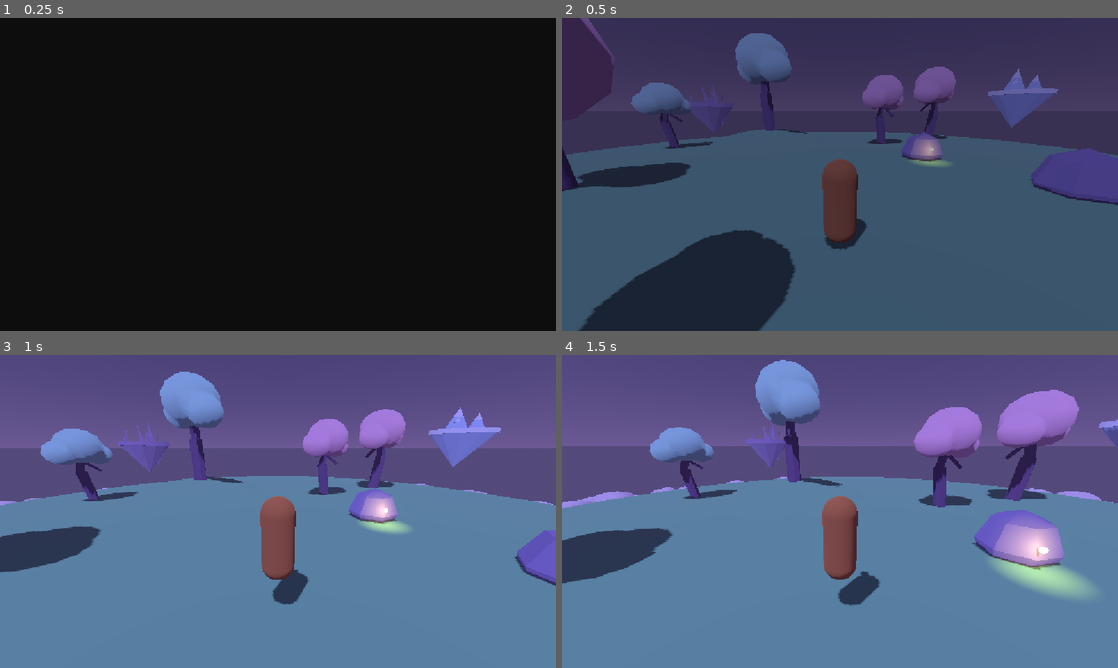
Above: before the commit, frames 1-4 (two rows, left to right).
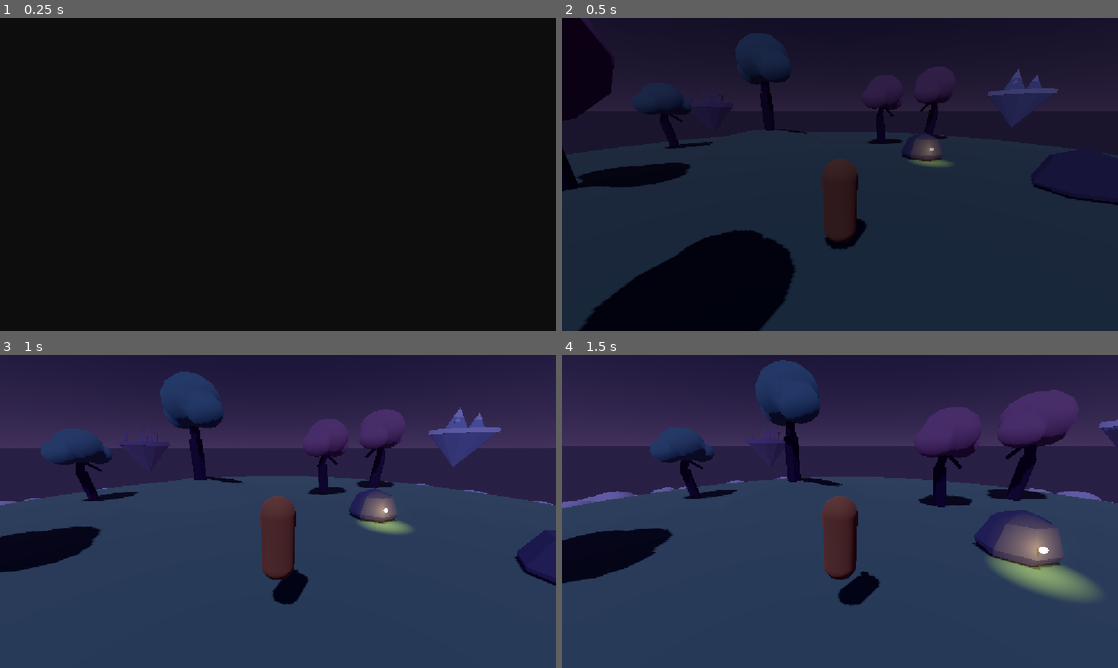
Above: after the commit, the same moments.

Repository: JackVoltaire/Dhull-Garden
Game: Godot game, scene res://scenes/main/main.tscn
The game is run twice, just before and just after one commit, with the same random seed, the same clock (stepped at 60 frames per second) and the same inputs.
Inputs (mouse positions are in pixels of both pictures, inside the frame that each line leads up to):
- Up to frame 1 (0.25 s): no input
- Up to frame 2 (0.5 s): no input
- Up to frame 3 (1 s): tap Enter at 0.5 s; move the mouse to (305, 511) at 0.52 s; hold W (move_forward) from 0.53 s (still down); hold E (interact) from 0.53 s (still down); tap Space (jump) at 0.77 s
- Up to frame 4 (1.5 s): keep holding W (move_forward); move the mouse to (812, 511) at 1.27 s; release E (interact) at 1.28 s; tap Shift (sprint) at 1.35 s

Frame 1 is identical in both runs. In frame 2, 100% of the frame differs, in the area x 0-100%, y 0-100%; in frame 3, 100%; in frame 4, 100%.

Commit message:
Mute the dream island palette away from candy land
Keep pastel hues but lower their saturation and add a real dark range:
sage grass, slate rock, plum-black bark, dusty rose and teal leaves,
grey-lilac clouds. The sky moves from periwinkle-mauve days to rose
dusks and a deep indigo night, shadows take a cooler, deeper tint, and
less ambient fill with a stronger sun gives crisper toon contrast. The
water and splash-cloud outlines darken to match.

Co-Authored-By: Claude Opus 5.5 <noreply@anthropic.com>
Claude-Session: https://claude.ai/code/session_013RjMaTeWn1PX4jR88jfaZg

Diff:
--- a/assets/materials/toon_bark.tres
+++ b/assets/materials/toon_bark.tres
@@ -2,6 +2,6 @@
 
 [resource]
 resource_name = "toon_bark"
-albedo_color = Color(0.48, 0.38, 0.52, 1)
+albedo_color = Color(0.22, 0.17, 0.25, 1)
 diffuse_mode = 3
 specular_mode = 2
--- a/assets/materials/toon_cloud.tres
+++ b/assets/materials/toon_cloud.tres
@@ -2,6 +2,6 @@
 
 [resource]
 resource_name = "toon_cloud"
-albedo_color = Color(1, 0.93, 0.97, 1)
+albedo_color = Color(0.9, 0.88, 0.93, 1)
 diffuse_mode = 3
 specular_mode = 2
--- a/assets/materials/toon_grass.tres
+++ b/assets/materials/toon_grass.tres
@@ -2,6 +2,6 @@
 
 [resource]
 resource_name = "toon_grass"
-albedo_color = Color(0.56, 0.8, 0.62, 1)
+albedo_color = Color(0.47, 0.62, 0.5, 1)
 diffuse_mode = 3
 specular_mode = 2
--- a/assets/materials/toon_ice.tres
+++ b/assets/materials/toon_ice.tres
@@ -2,6 +2,6 @@
 
 [resource]
 resource_name = "toon_ice"
-albedo_color = Color(0.72, 0.86, 0.98, 1)
+albedo_color = Color(0.56, 0.68, 0.82, 1)
 diffuse_mode = 3
 specular_mode = 2
--- a/assets/materials/toon_island_rock.tres
+++ b/assets/materials/toon_island_rock.tres
@@ -2,6 +2,6 @@
 
 [resource]
 resource_name = "toon_island_rock"
-albedo_color = Color(0.64, 0.58, 0.76, 1)
+albedo_color = Color(0.4, 0.38, 0.48, 1)
 diffuse_mode = 3
 specular_mode = 2
--- a/assets/materials/toon_leaves_mint.tres
+++ b/assets/materials/toon_leaves_mint.tres
@@ -2,6 +2,6 @@
 
 [resource]
 resource_name = "toon_leaves_mint"
-albedo_color = Color(0.72, 0.92, 0.84, 1)
+albedo_color = Color(0.4, 0.58, 0.56, 1)
 diffuse_mode = 3
 specular_mode = 2
--- a/assets/materials/toon_leaves_pink.tres
+++ b/assets/materials/toon_leaves_pink.tres
@@ -2,6 +2,6 @@
 
 [resource]
 resource_name = "toon_leaves_pink"
-albedo_color = Color(0.98, 0.76, 0.84, 1)
+albedo_color = Color(0.7, 0.48, 0.57, 1)
 diffuse_mode = 3
 specular_mode = 2
--- a/assets/materials/toon_snow.tres
+++ b/assets/materials/toon_snow.tres
@@ -2,6 +2,6 @@
 
 [resource]
 resource_name = "toon_snow"
-albedo_color = Color(0.94, 0.97, 1, 1)
+albedo_color = Color(0.88, 0.9, 0.95, 1)
 diffuse_mode = 3
 specular_mode = 2
--- a/assets/materials/toon_spooky.tres
+++ b/assets/materials/toon_spooky.tres
@@ -2,6 +2,6 @@
 
 [resource]
 resource_name = "toon_spooky"
-albedo_color = Color(0.62, 0.52, 0.74, 1)
+albedo_color = Color(0.44, 0.37, 0.54, 1)
 diffuse_mode = 3
 specular_mode = 2
--- a/assets/shaders/stylized_water.gdshader
+++ b/assets/shaders/stylized_water.gdshader
@@ -3,9 +3,9 @@
 shader_type spatial;
 render_mode cull_disabled, diffuse_toon, specular_disabled;
 
-uniform vec4 water_color : source_color = vec4(0.64, 0.87, 0.97, 1.0);
-uniform vec4 deep_color : source_color = vec4(0.52, 0.76, 0.94, 1.0);
-uniform vec4 line_color : source_color = vec4(0.97, 0.99, 1.0, 1.0);
+uniform vec4 water_color : source_color = vec4(0.5, 0.72, 0.84, 1.0);
+uniform vec4 deep_color : source_color = vec4(0.38, 0.58, 0.74, 1.0);
+uniform vec4 line_color : source_color = vec4(0.9, 0.94, 0.98, 1.0);
 // Direction the water flows in UV space. (0, 1) runs down a QuadMesh.
 uniform vec2 flow = vec2(0.0, 1.0);
 uniform float speed = 0.6;
--- a/scenes/levels/dream_island/dream_island.tscn
+++ b/scenes/levels/dream_island/dream_island.tscn
@@ -21,33 +21,33 @@
 
 [sub_resource type="Gradient" id="Gradient_sky_top"]
 offsets = PackedFloat32Array(0, 0.2, 0.25, 0.33, 0.72, 0.78, 0.86, 1)
-colors = PackedColorArray(0.27, 0.24, 0.45, 1, 0.27, 0.24, 0.45, 1, 0.58, 0.56, 0.86, 1, 0.56, 0.72, 0.96, 1, 0.56, 0.72, 0.96, 1, 0.52, 0.44, 0.78, 1, 0.27, 0.24, 0.45, 1, 0.27, 0.24, 0.45, 1)
+colors = PackedColorArray(0.1, 0.09, 0.2, 1, 0.1, 0.09, 0.2, 1, 0.42, 0.42, 0.62, 1, 0.5, 0.6, 0.8, 1, 0.5, 0.6, 0.8, 1, 0.36, 0.3, 0.52, 1, 0.1, 0.09, 0.2, 1, 0.1, 0.09, 0.2, 1)
 
 [sub_resource type="Gradient" id="Gradient_sky_horizon"]
 offsets = PackedFloat32Array(0, 0.2, 0.25, 0.33, 0.72, 0.78, 0.86, 1)
-colors = PackedColorArray(0.42, 0.35, 0.58, 1, 0.42, 0.35, 0.58, 1, 1, 0.79, 0.83, 1, 0.98, 0.88, 0.93, 1, 0.98, 0.88, 0.93, 1, 1, 0.72, 0.7, 1, 0.42, 0.35, 0.58, 1, 0.42, 0.35, 0.58, 1)
+colors = PackedColorArray(0.26, 0.2, 0.36, 1, 0.26, 0.2, 0.36, 1, 0.86, 0.7, 0.72, 1, 0.84, 0.8, 0.86, 1, 0.84, 0.8, 0.86, 1, 0.82, 0.58, 0.6, 1, 0.26, 0.2, 0.36, 1, 0.26, 0.2, 0.36, 1)
 
 [sub_resource type="Gradient" id="Gradient_ground"]
 offsets = PackedFloat32Array(0, 0.2, 0.25, 0.33, 0.72, 0.78, 0.86, 1)
-colors = PackedColorArray(0.33, 0.29, 0.48, 1, 0.33, 0.29, 0.48, 1, 0.96, 0.83, 0.9, 1, 0.95, 0.9, 0.99, 1, 0.95, 0.9, 0.99, 1, 0.92, 0.72, 0.8, 1, 0.33, 0.29, 0.48, 1, 0.33, 0.29, 0.48, 1)
+colors = PackedColorArray(0.17, 0.14, 0.27, 1, 0.17, 0.14, 0.27, 1, 0.72, 0.62, 0.7, 1, 0.76, 0.74, 0.82, 1, 0.76, 0.74, 0.82, 1, 0.62, 0.46, 0.54, 1, 0.17, 0.14, 0.27, 1, 0.17, 0.14, 0.27, 1)
 
 [sub_resource type="Gradient" id="Gradient_light"]
 offsets = PackedFloat32Array(0, 0.2, 0.25, 0.33, 0.72, 0.78, 0.86, 1)
-colors = PackedColorArray(0.62, 0.66, 0.95, 1, 0.62, 0.66, 0.95, 1, 1, 0.82, 0.78, 1, 1, 0.97, 0.93, 1, 1, 0.97, 0.93, 1, 1, 0.74, 0.64, 1, 0.62, 0.66, 0.95, 1, 0.62, 0.66, 0.95, 1)
+colors = PackedColorArray(0.55, 0.6, 0.9, 1, 0.55, 0.6, 0.9, 1, 1, 0.8, 0.72, 1, 1, 0.96, 0.9, 1, 1, 0.96, 0.9, 1, 1, 0.68, 0.56, 1, 0.55, 0.6, 0.9, 1, 0.55, 0.6, 0.9, 1)
 
 [sub_resource type="Gradient" id="Gradient_fog"]
 offsets = PackedFloat32Array(0, 0.2, 0.25, 0.33, 0.72, 0.78, 0.86, 1)
-colors = PackedColorArray(0.4, 0.34, 0.56, 1, 0.4, 0.34, 0.56, 1, 0.98, 0.8, 0.86, 1, 0.96, 0.9, 0.97, 1, 0.96, 0.9, 0.97, 1, 0.98, 0.74, 0.76, 1, 0.4, 0.34, 0.56, 1, 0.4, 0.34, 0.56, 1)
+colors = PackedColorArray(0.24, 0.19, 0.34, 1, 0.24, 0.19, 0.34, 1, 0.84, 0.68, 0.72, 1, 0.8, 0.77, 0.84, 1, 0.8, 0.77, 0.84, 1, 0.76, 0.54, 0.58, 1, 0.24, 0.19, 0.34, 1, 0.24, 0.19, 0.34, 1)
 
 [sub_resource type="Gradient" id="Gradient_shadow"]
 offsets = PackedFloat32Array(0, 0.2, 0.25, 0.33, 0.72, 0.78, 0.86, 1)
-colors = PackedColorArray(0.42, 0.38, 0.68, 1, 0.42, 0.38, 0.68, 1, 0.95, 0.76, 0.9, 1, 0.86, 0.78, 0.98, 1, 0.86, 0.78, 0.98, 1, 0.95, 0.72, 0.86, 1, 0.42, 0.38, 0.68, 1, 0.42, 0.38, 0.68, 1)
+colors = PackedColorArray(0.18, 0.16, 0.34, 1, 0.18, 0.16, 0.34, 1, 0.56, 0.44, 0.6, 1, 0.46, 0.44, 0.66, 1, 0.46, 0.44, 0.66, 1, 0.5, 0.36, 0.52, 1, 0.18, 0.16, 0.34, 1, 0.18, 0.16, 0.34, 1)
 
 [sub_resource type="ProceduralSkyMaterial" id="ProceduralSkyMaterial_dream"]
-sky_top_color = Color(0.56, 0.72, 0.96, 1)
-sky_horizon_color = Color(0.98, 0.88, 0.93, 1)
-ground_bottom_color = Color(0.95, 0.9, 0.99, 1)
-ground_horizon_color = Color(0.95, 0.9, 0.99, 1)
+sky_top_color = Color(0.5, 0.6, 0.8, 1)
+sky_horizon_color = Color(0.84, 0.8, 0.86, 1)
+ground_bottom_color = Color(0.76, 0.74, 0.82, 1)
+ground_horizon_color = Color(0.76, 0.74, 0.82, 1)
 
 [sub_resource type="Sky" id="Sky_dream"]
 sky_material = SubResource("ProceduralSkyMaterial_dream")
@@ -55,12 +55,12 @@
 [sub_resource type="Environment" id="Environment_dream"]
 background_mode = 2
 sky = SubResource("Sky_dream")
-ambient_light_color = Color(0.86, 0.78, 0.98, 1)
+ambient_light_color = Color(0.46, 0.44, 0.66, 1)
 ambient_light_sky_contribution = 0.5
-ambient_light_energy = 0.55
+ambient_light_energy = 0.4
 glow_enabled = true
 fog_enabled = true
-fog_light_color = Color(0.96, 0.9, 0.97, 1)
+fog_light_color = Color(0.8, 0.77, 0.84, 1)
 fog_density = 0.004
 fog_sky_affect = 0.0
 volumetric_fog_enabled = true
@@ -101,6 +101,8 @@
 light_color = SubResource("Gradient_light")
 fog_color = SubResource("Gradient_fog")
 shadow_tint = SubResource("Gradient_shadow")
+day_light_energy = 0.8
+night_light_energy = 0.3
 
 [node name="Island" parent="." instance=ExtResource("3_island")]
 radius = 18.0
--- a/scenes/props/waterfall/splash_puff.svg
+++ b/scenes/props/waterfall/splash_puff.svg
@@ -1,4 +1,4 @@
 <svg xmlns="http://www.w3.org/2000/svg" width="128" height="128" viewBox="0 0 128 128">
-  <polygon points="113.0,66.0 101.9,70.5 103.7,75.6 94.4,77. …(377 unchanged characters)… 04.2,51.0 115.1,53.7 108.0,60.8" fill="#fffaff" stroke="#a993d8" stroke-width="7" stroke-linejoin="miter"/>
-  <polyline points="66.6,68.0 62.1,68.6 66.5,72.0 62.1,70.5  …(202 unchanged characters)… .3,88.3 53.5,83.9" fill="none" stroke="#a993d8" stroke-width="5" stroke-linejoin="miter" stroke-linecap="round"/>
+  <polygon points="113.0,66.0 101.9,70.5 103.7,75.6 94.4,77. …(377 unchanged characters)… 04.2,51.0 115.1,53.7 108.0,60.8" fill="#eeeaf3" stroke="#5e4c7c" stroke-width="7" stroke-linejoin="miter"/>
+  <polyline points="66.6,68.0 62.1,68.6 66.5,72.0 62.1,70.5  …(202 unchanged characters)… .3,88.3 53.5,83.9" fill="none" stroke="#5e4c7c" stroke-width="5" stroke-linejoin="miter" stroke-linecap="round"/>
 </svg>
